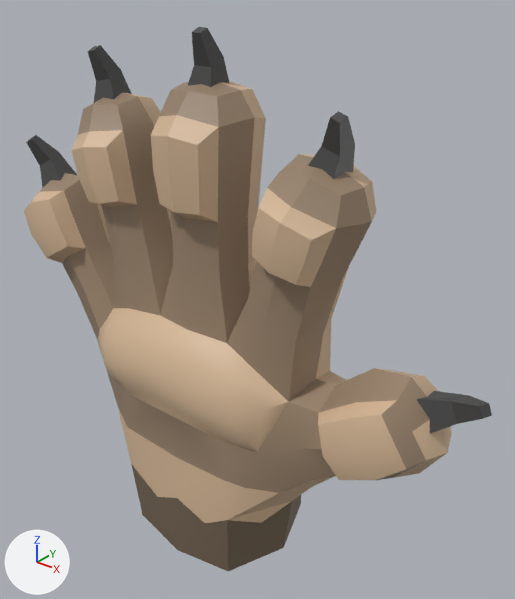
Renders of the Blender file VR/VR_Meadow/VR hand_posing_v02_RR.blend from each side of a commit.
The view is the same before and after, from a camera (50 mm lens) standing at (0.1376, -0.1511, 0.185) and looking at (0.0099, 0.0086, 0.086). The lights are fixed; the arrows at lower left show +X, +Y and +Z. The first picture is the older version.

In view in the first picture: 'Claw_01', 'Claw_02', 'Claw_03', 'Claw_04', 'Claw_05', 'EA_Hand'.
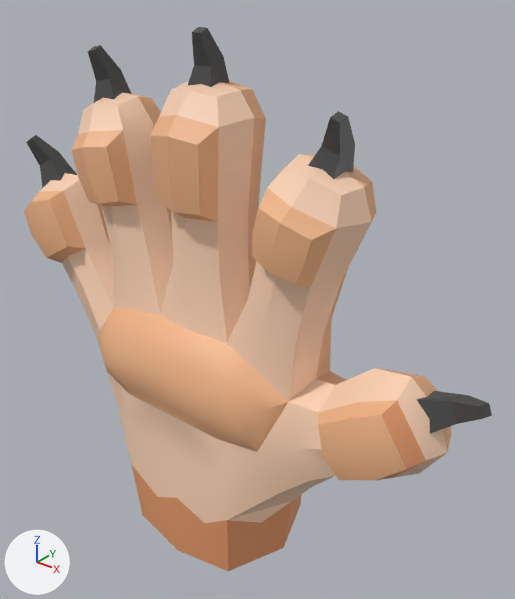
Boxes [x1, y1, x2, y2] around the edits, measured in the pictures (515 x 599 px):
'EA_Hand', surface changed (lighter): [24, 81, 452, 572] in both

The change in detail:
Picture 'tex_ColorAtlas_01.png' (img_tex_coloratlas_01_png) is new.
Material 'Material' (mat_material) changes its picture from img_ea_mesh_cube_green_tex_coloratlas_01_png to img_tex_coloratlas_01_png.
me_cube_001 has 352 vertices, 409 faces and spans x -0.7..0.693, y -0.207..0.207, z -0.014..1.345.
me_cube_001 is used by ob_ea_hand; location (-0.0009, 0.0, -0.0058); scale (0.119, 0.119, 0.119).
me_cube_001 part 1: texture (UV) coordinates of 409 of 409 faces, centred in x -0.671..0.666, y -0.197..0.189, z -0.014..1.331, changed; they spanned u 0.33..0.42, v 0.42..0.43 and now span u 0.4..0.55, v 0.71..0.72.
